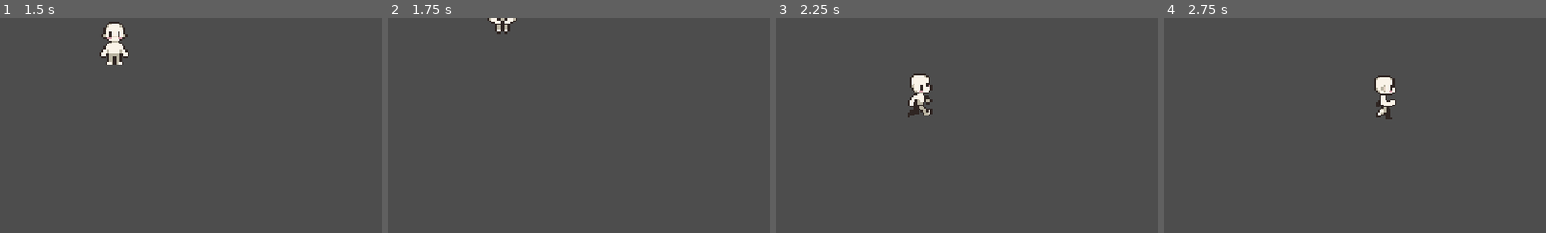
Above: before the commit, frames 1-4 (left to right).
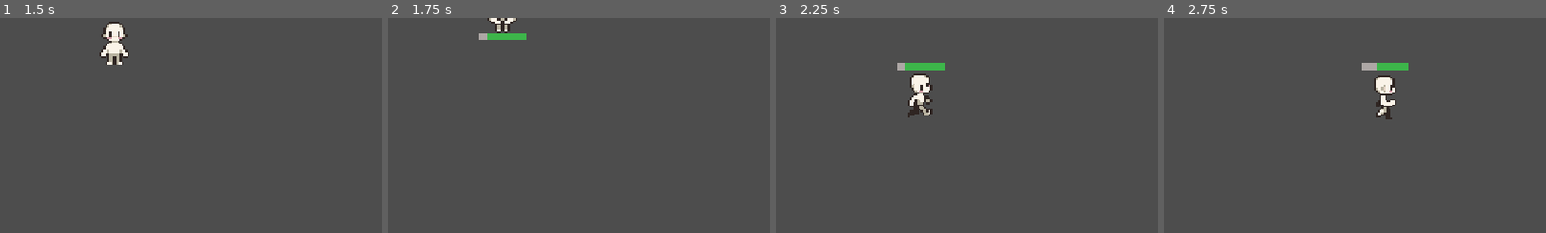
Above: after the commit, the same moments.

Repository: iMnth4sK/Day-by-Day
Game: Godot game, scene res://Scenes/principal.tscn
The game is run twice, just before and just after one commit, with the same random seed, the same clock (stepped at 60 frames per second) and the same inputs.
Inputs:
- Up to frame 1 (1.5 s): tap Enter (ui_accept) at 0.5, 0.77 s; hold D (move_right) 0.53-1.28 s; hold Shift 0.53-1.28 s; hold S (move_down) from 1.28 s (still down); tap Shift at 1.35 s
- Up to frame 2 (1.75 s): keep holding S (move_down); tap Enter (ui_accept) at 1.52 s
- Up to frame 3 (2.25 s): release S (move_down) at 2.03 s; hold D (move_right) from 2.03 s (still down); hold Shift from 2.03 s (still down)
- Up to frame 4 (2.75 s): keep holding D (move_right); keep holding Shift
The pictures show only the part of the screen within x 0-50%, y 0-50%; the shares and areas given below are measured in that part.

Frame 1 is identical in both runs. In frame 2, 0.4% of the frame differs, in the area x 23-37%, y 7-11%; in frame 3, 0.4%, in the area x 31-45%, y 20-25%; in frame 4, 0.4%.

Commit message:
barra de estamina feita, quer dizer, so a base

Diff:
--- a/Scenes/player.tscn
+++ b/Scenes/player.tscn
@@ -1236,6 +1236,12 @@
 "name": &"walk_w",
 "speed": 5.0
 }]
+
+[sub_resource type="StyleBoxFlat" id="StyleBoxFlat_fkybt"]
+bg_color = Color(0.68, 0.65393335, 0.646, 1)
+
+[sub_resource type="StyleBoxFlat" id="StyleBoxFlat_x3wgy"]
+bg_color = Color(0.24110007, 0.70925844, 0.288478, 1)
 
 [node name="Player" type="CharacterBody2D" unique_id=890080282]
 script = ExtResource("1_v0iea")
@@ -1249,3 +1255,14 @@
 sprite_frames = SubResource("SpriteFrames_3smsa")
 animation = &"run_a+s"
 autoplay = "idle"
+
+[node name="StaminaBar" type="ProgressBar" parent="." unique_id=262843847]
+visible = false
+offset_left = -23.0
+offset_top = -32.0
+offset_right = 40.0
+offset_bottom = -24.0
+scale = Vector2(0.7291228, 0.8437278)
+theme_override_styles/background = SubResource("StyleBoxFlat_fkybt")
+theme_override_styles/fill = SubResource("StyleBoxFlat_x3wgy")
+show_percentage = false
--- a/Scripts/player.gd
+++ b/Scripts/player.gd
@@ -7,6 +7,13 @@
 @export var gravity: float = 1200.0
 @export var jump_anim_speed: float = 2.0
 
+# --- SISTEMA DE ESTAMINA (FÔLEGO) ---
+@export var max_stamina: float = 100.0
+@export var stamina_consumption: float = 30.0 # Gasta em ~3.3 segundos
+@export var stamina_recovery: float = 20.0    # Recupera em 5 segundos
+var current_stamina: float = 100.0
+var can_run: bool = true
+
 # --- VARIÁVEIS DE CONTROLE ---
 var z_axis: float = 0.0
 var z_velocity: float = 0.0
@@ -14,34 +21,74 @@
 var last_direction: String = "down"
 
 @onready var anim = $AnimatedSprite2D
+@onready var stamina_bar = $StaminaBar # Certifique-se de que o nome no nó seja igual a este
 var sprite_base_y: float
 
 func _ready():
 	sprite_base_y = anim.position.y
+	# Configuração inicial da barra
+	stamina_bar.max_value = max_stamina
+	stamina_bar.value = current_stamina
+	stamina_bar.hide()
 
 func _physics_process(delta):
-	# 1. MOVIMENTAÇÃO FÍSICA
+	# 1. PROCESSAR INPUT E ESTAMINA
 	var input_dir = Input.get_vector("move_left", "move_right", "move_up", "move_down")
 
-	# Detecta se o Shift está pressionado (Teclado)
-	var is_running = (Input.is_key_pressed(KEY_SHIFT)) and input_dir != Vector2.ZERO
+	# Verifica se quer correr, se tem fôlego e se está se movendo
+	var is_running = Input.is_key_pressed(KEY_SHIFT) and input_dir != Vector2.ZERO and can_run
 
+	if is_running:
+		current_stamina -= stamina_consumption * delta
+		if current_stamina <= 0:
+			current_stamina = 0
+			can_run = false # Exausto
+	else:
+		current_stamina += stamina_recovery * delta
+		# Só permite correr novamente quando recuperar pelo menos 20%
+		if current_stamina >= 20:
+			can_run = true
+
+	current_stamina = clamp(current_stamina, 0, max_stamina)
+
+	# Atualiza a interface da barra
+	_update_stamina_ui()
+
+	# 2. MOVIMENTAÇÃO FÍSICA
 	var current_speed = run_speed if is_running else speed
 	velocity = input_dir * current_speed
 	move_and_slide()
 
-	# 2. ATUALIZAR DIREÇÃO (Zona morta de 0.6 para estabilizar o Idle diagonal)
-	if input_dir.length() > 0.6:
+	# 3. ATUALIZAR DIREÇÃO
+	if input_dir.length() > 0.9:
 		last_direction = _get_direction_string(input_dir)
 		_update_flip()
 
-	# 3. PROCESSAR ANIMAÇÃO
+	# 4. PROCESSAR ANIMAÇÃO
 	_play_smart_animation(input_dir, is_running)
 
-	# 4. SISTEMA DE PULO
+	# 5. SISTEMA DE PULO
 	_handle_jump(delta)
 
-# Converte o movimento em texto para facilitar o match de animações
+# --- FUNÇÕES DE INTERFACE ---
+
+func _update_stamina_ui():
+	stamina_bar.value = current_stamina
+
+	# Mostra a barra apenas se a estamina não estiver cheia
+	if current_stamina < max_stamina:
+		stamina_bar.show()
+	else:
+		stamina_bar.hide()
+
+	# Feedback visual: barra vermelha quando o jogador está exausto e não pode correr
+	if not can_run:
+		stamina_bar.modulate = Color.RED
+	else:
+		stamina_bar.modulate = Color.WHITE
+
+# --- FUNÇÕES AUXILIARES ---
+
 func _get_direction_string(dir: Vector2) -> String:
 	if dir.x < -0.3 and dir.y < -0.3: return "up_left"
 	if dir.x > 0.3 and dir.y < -0.3:  return "up_right"
@@ -53,17 +100,12 @@
 	if dir.y > 0.3:  return "down"
 	return last_direction
 
-# Gerencia o espelhamento do sprite
 func _update_flip():
-	if "right" in last_direction:
-		anim.flip_h = true
-	else:
-		anim.flip_h = false
+	anim.flip_h = "right" in last_direction
 
-# Gerencia qual animação tocar e em qual velocidade
 func _play_smart_animation(input_dir: Vector2, is_running: bool):
 	if is_jumping:
-		anim.speed_scale = 1.0 # Velocidade normal para o pulo
+		anim.speed_scale = 1.0
 		match last_direction:
 			"up_left":    anim.play("jump_a+w", jump_anim_speed)
 			"up_right":   anim.play("jump_d+w", jump_anim_speed)
@@ -75,19 +117,17 @@
 			"down":       anim.play("jump_idle", jump_anim_speed)
 	else:
 		var state = "idle"
-
 		if input_dir.length() > 0.1:
 			if is_running:
 				state = "run"
-				anim.speed_scale = 1.7 # Acelera a animação de corrida
+				anim.speed_scale = 1.7
 			else:
 				state = "walk"
-				anim.speed_scale = 1.0 # Velocidade normal de caminhada
+				anim.speed_scale = 1.0
 		else:
 			state = "idle"
 			anim.speed_scale = 1.0
 
-		# Seleção da animação por direção
 		match last_direction:
 			"up_left":    anim.play(state + "_a+w")
 			"up_right":   anim.play(state + "_d+w")
@@ -109,7 +149,6 @@
 				else:
 					anim.play("walk_a")
 
-# Gerencia a física do pulo (Eixo Z falso)
 func _handle_jump(delta):
 	if Input.is_action_just_pressed("ui_accept") and not is_jumping:
 		is_jumping = true
